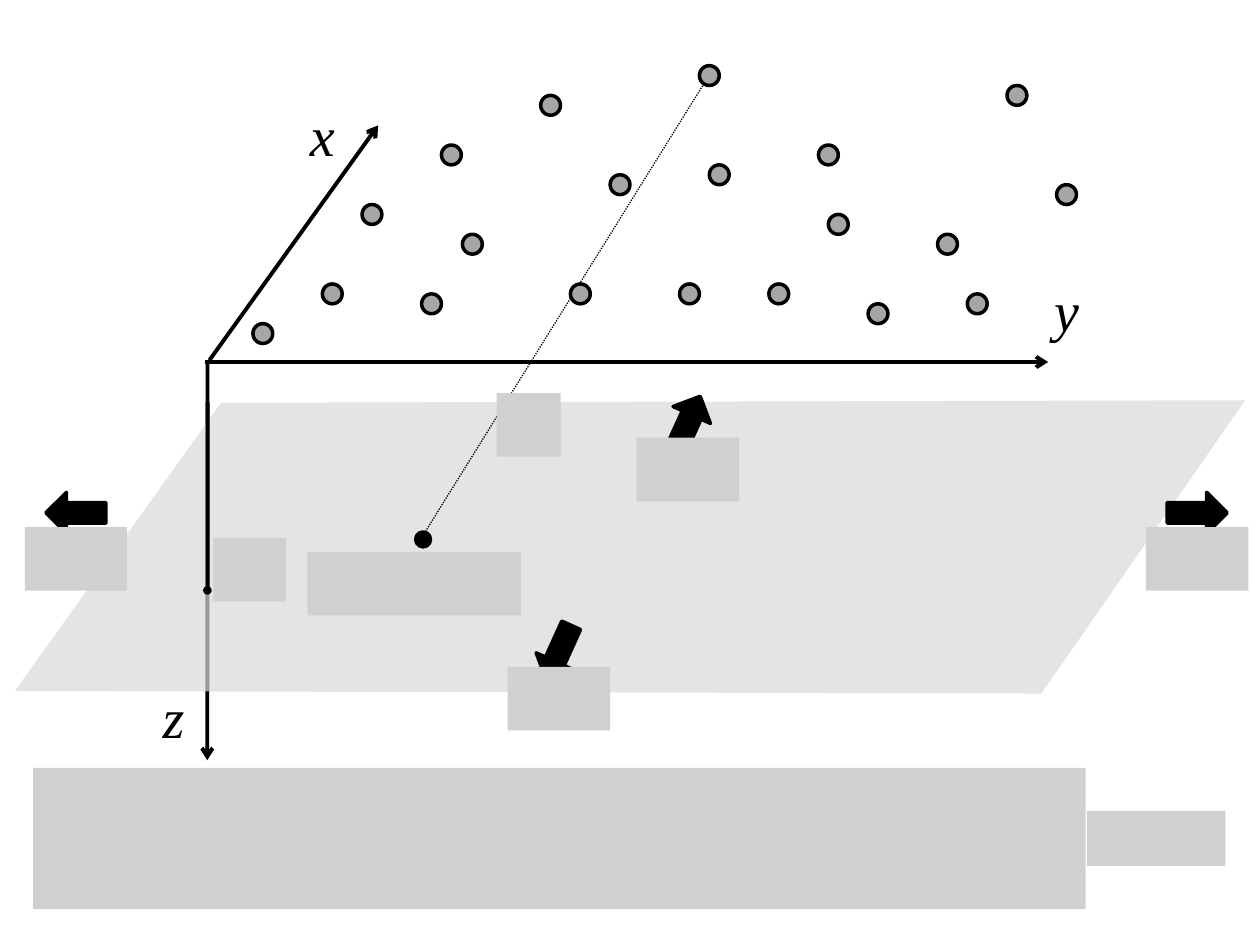
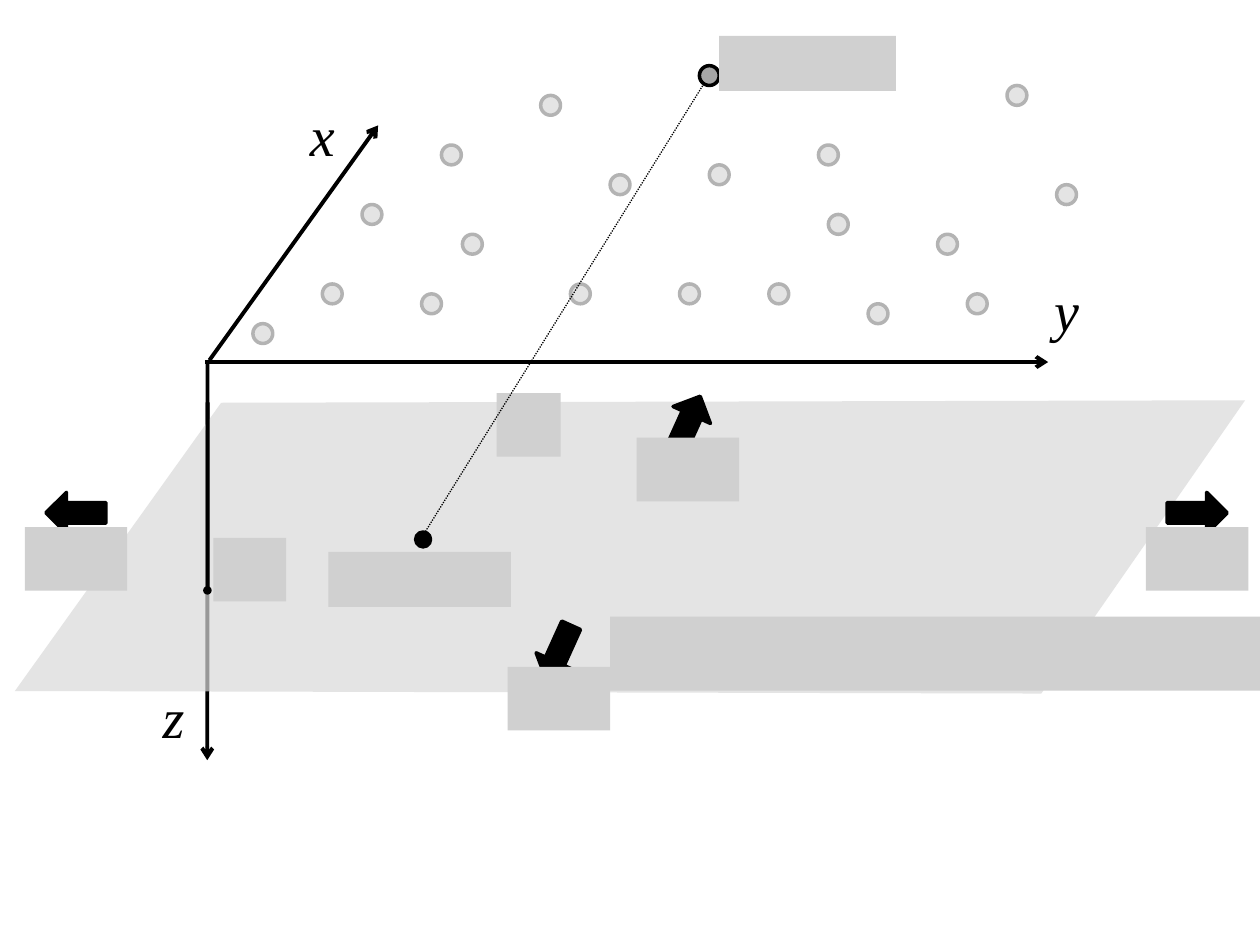
Before and after one commit to pinga-lab/CE-VII-SimBGf-2016, a slide deck: slide 10 of slides/7_integral_continuacao.pptx (slide 9 before the commit). Drawn at 1260x945 pixels with LibreOffice and Linux fonts; fonts in the diff are those of the drawing; grey boxes stand for pictures. Boxes give left, top, right and bottom in pixels: in the first picture for what was removed or moved away, otherwise in the second. Text is boxed around its words. In the diff, an @@ line names an element or a change of style, - is before the commit and + after.

```diff
--- a/slides/7_integral_continuacao.pptx
+++ b/slides/7_integral_continuacao.pptx
@@ picture added at <box>719,37,896,92</box> @@
@@ freeform shape added at <box>234,62,1116,355</box>, fill #FFFFFF at 70% opacity @@
@@ picture: place and size @@
-picture at <box>307,552,520,615</box>
+picture at <box>329,552,512,607</box>
@@ picture added at <box>610,616,1260,690</box> @@
@@ picture removed at <box>33,767,1085,908</box> @@
@@ picture removed at <box>1087,811,1226,867</box> @@
```
Also in this commit, not shown: 4 other slides changed, 22 slides added.
